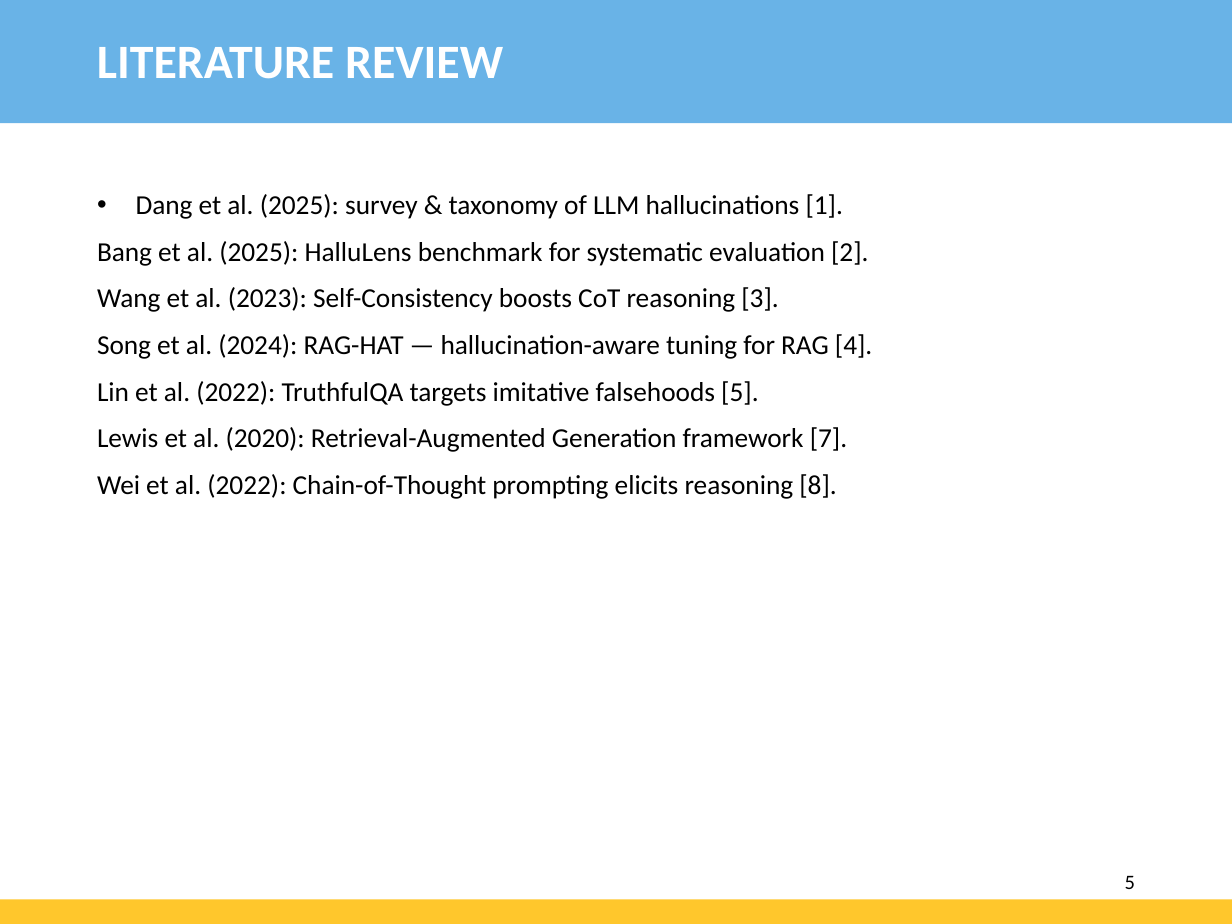
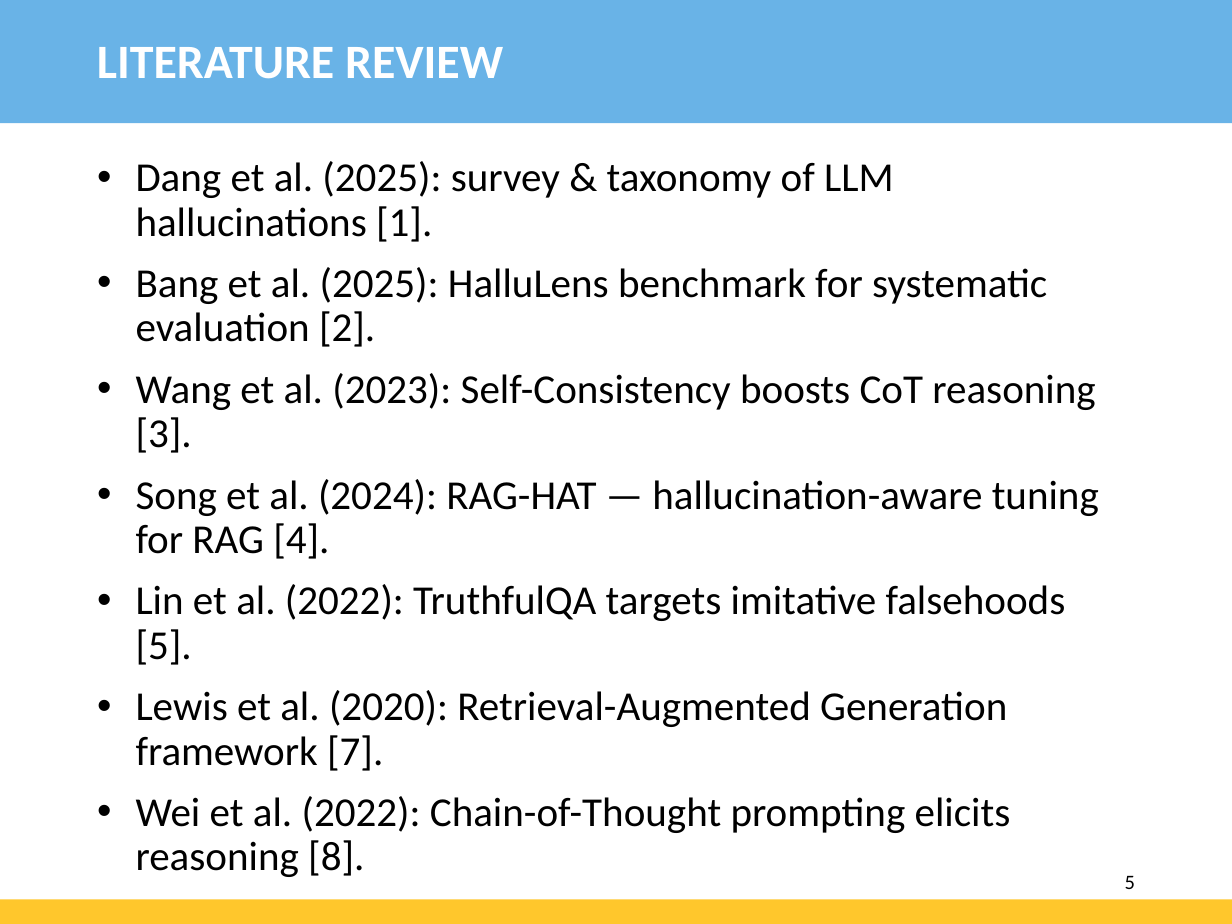
Before and after one commit to emigama01/Hallucination-Reduction, a slide deck: slide 5 of AI700-Final-PPT-Hallucination-LLM.pptx. Drawn at 1232x924 pixels with LibreOffice and Linux fonts; fonts in the diff are those of the drawing; background and template pictures are left out. Boxes give left, top, right and bottom in pixels: in the first picture for what was removed or moved away, otherwise in the second. Text is boxed around its words. In the diff, an @@ line names an element or a change of style, - is before the commit and + after.

```diff
--- a/AI700-Final-PPT-Hallucination-LLM.pptx
+++ b/AI700-Final-PPT-Hallucination-LLM.pptx
@@ text "Dang et al. (2025): survey ...": place and size @@
-text "Dang et al. (2025): survey ..." at box(97, 194, 872, 499)
+text "Dang et al. (2025): survey ..." at box(136, 161, 1099, 833)
@@ text "Dang et al. (2025): survey ..." at box(136, 161, 1099, 833): size 16 to 24 pt; bullet none to • @@
```
Also in this commit, not shown: 9 other slides changed, 3 other files.
